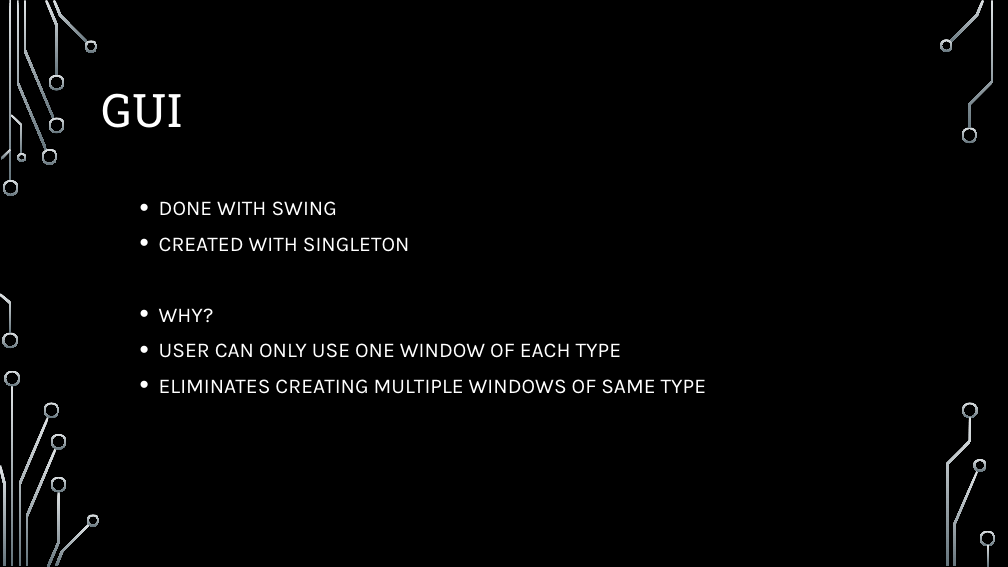
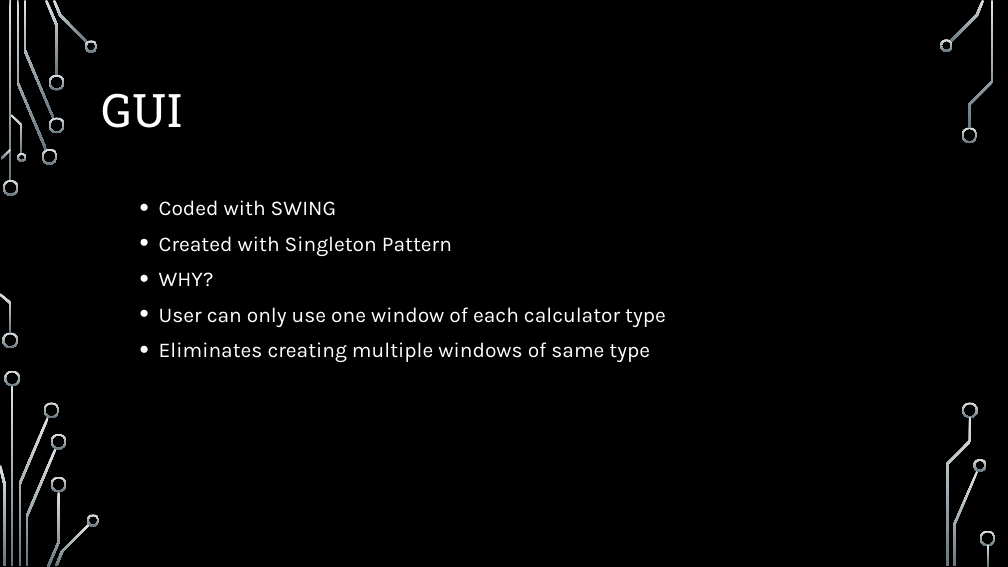
Before and after one commit to kaanyillmazz/SDP-MVC-Calculator, a slide deck: slide 4 of Scientific calculator.pptx (slide 6 before the commit). Drawn at 1008x567 pixels with LibreOffice and Linux fonts; fonts in the diff are those of the drawing; background and template pictures are left out. Boxes give left, top, right and bottom in pixels: in the first picture for what was removed or moved away, otherwise in the second. Text is boxed around its words. In the diff, an @@ line names an element or a change of style, - is before the commit and + after.

```diff
--- a/Scientific calculator.pptx
+++ b/Scientific calculator.pptx
@@ text at (x1=159, y1=200, x2=452, y2=256): text changed @@
-  • DONE WITH SWING
-  • CREATED WITH SINGLETON
+  • Coded with SWING
+  • Created with Singleton Pattern
@@ text at (x1=159, y1=307, x2=666, y2=362): text changed @@
-  • USER CAN ONLY USE ONE WINDOW OF EACH TYPE
-  • ELIMINATES CREATING MULTIPLE WINDOWS OF SAME TYPE
+  • User can only use one window of each calculator type
+  • Eliminates creating multiple windows of same type
```
Also in this commit, not shown: 5 other slides changed, 7 slides added, 25 slides removed, 8 other files.
